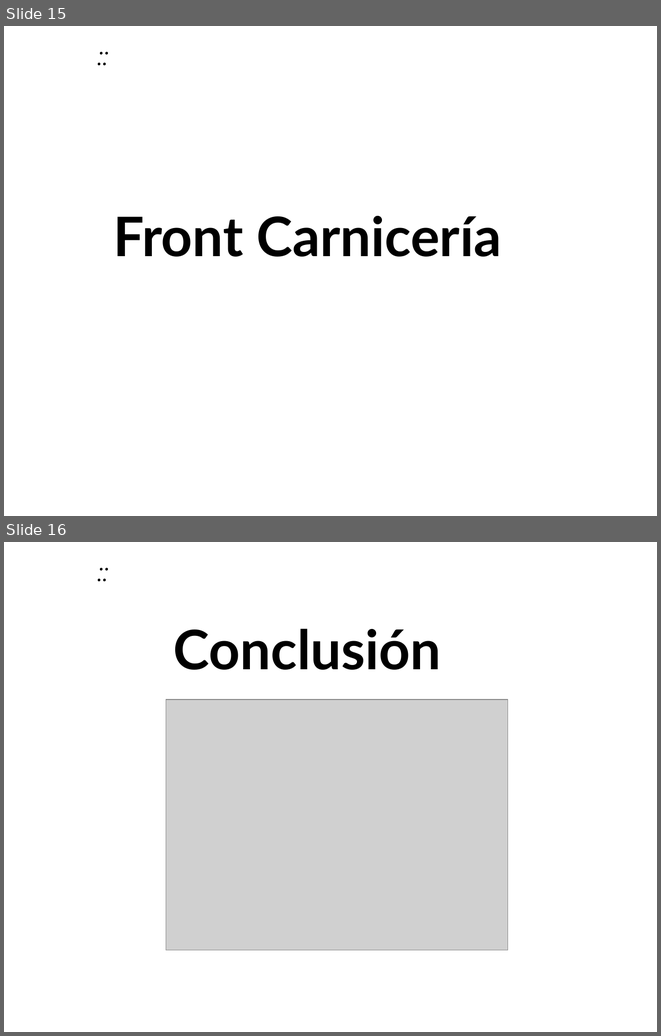
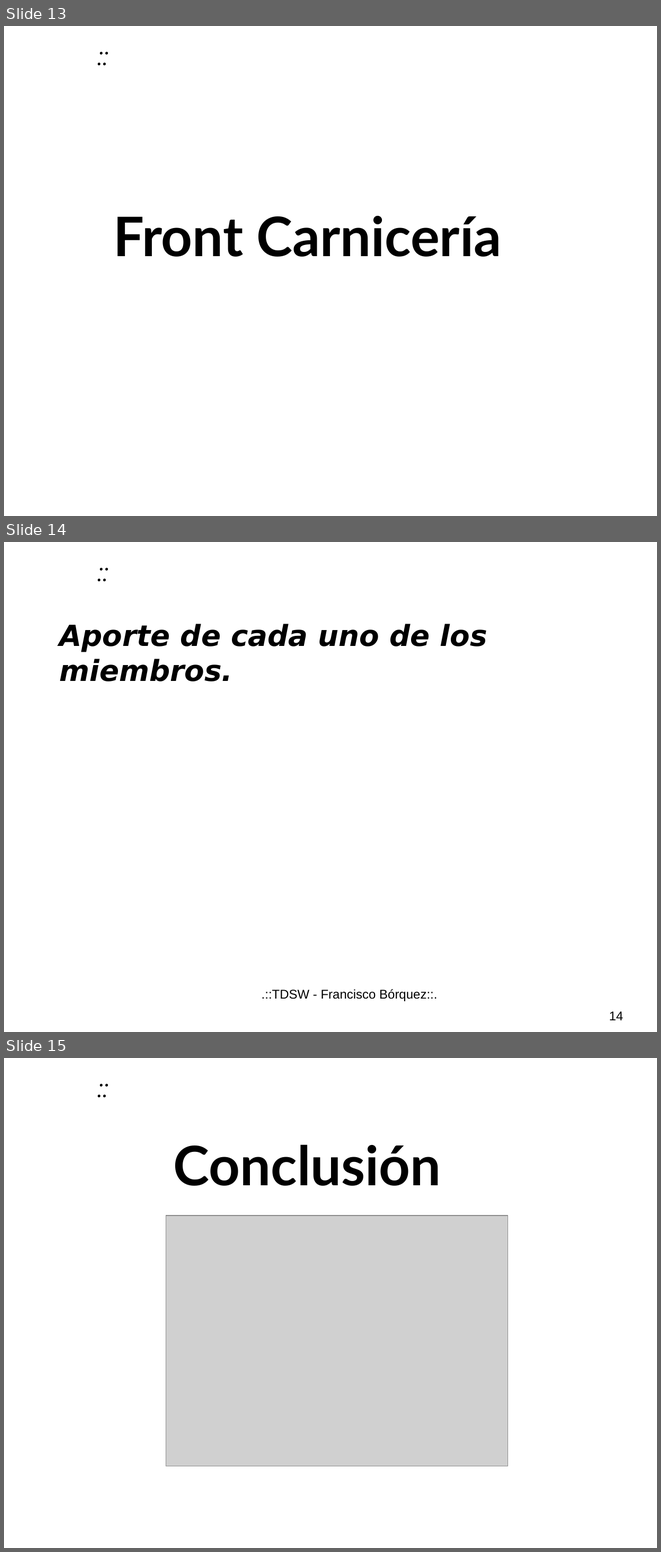
Before and after one commit to ManuelMarinRodriguez/TiaCarmen, a slide deck: Scripts y Documentación/Presentación Producto.pptx. Shown one above the other, each under a label of ours: slides 15 and 16 before the commit, slides 13, 14 and 15 after it. The pictures are 661x1036 and 661x1552 pixels, drawn with LibreOffice and Linux fonts; fonts in the diff are those of the drawing; grey boxes stand for pictures; background and template pictures are left out. Boxes give left, top, right and bottom in pixels: in the first picture for what was removed or moved away, otherwise in the second. Text is boxed around its words. In the diff, an @@ line names an element or a change of style, - is before the commit and + after.

```diff
--- a/Scripts y Documentación/Presentación Producto.pptx
+++ b/Scripts y Documentación/Presentación Producto.pptx
@@ slide 14 added at [4, 542, 657, 1032], background picture (left out); not listed: 1 template element that a slide beside it also shows @@
@@ title added at [59, 624, 487, 681], 32 pt, text #000000, bold, italic @@
+Aporte de cada uno de los miembros.
@@ text added at [262, 989, 437, 1001], 14 pt, text #000000 @@
+.::TDSW - Francisco Bórquez::.
@@ page number added at [609, 1011, 624, 1020], 14 pt, text #000000 @@
+14
@@ what was slide 15 is now slide 13 @@
@@ what was slide 16 is now slide 15 @@
```
Also in this commit, not shown: 1 slide changed, 5 other slides added, 7 slides removed.
